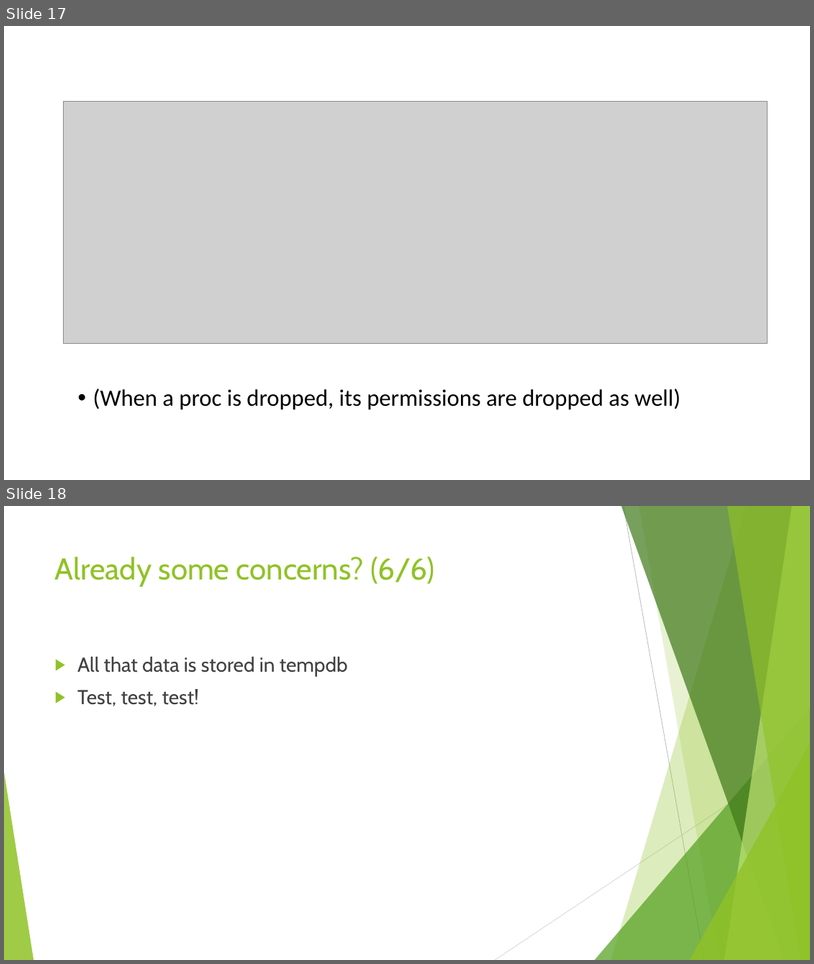
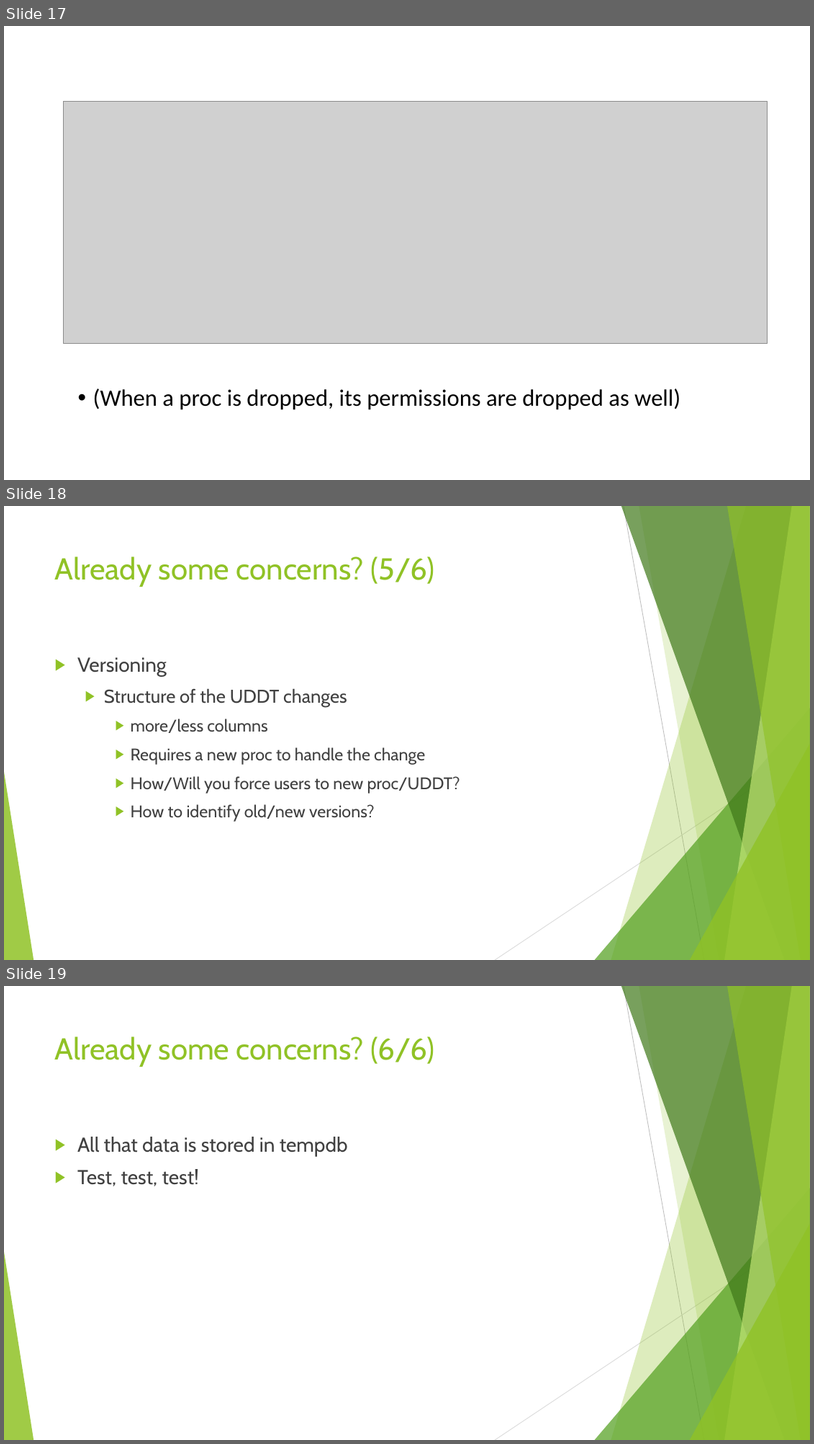
Before and after one commit to jbfoushee/MyPresentations, a slide deck: Datatables_and_Dataframes_to_SQL_Procs/User-defined Table Types.pptx. Shown one above the other, each under a label of ours: slides 17 and 18 before the commit, slides 17, 18 and 19 after it. The pictures are 814x964 and 814x1444 pixels, drawn with LibreOffice and Linux fonts; fonts in the diff are those of the drawing; grey boxes stand for pictures. Boxes give left, top, right and bottom in pixels: in the first picture for what was removed or moved away, otherwise in the second. Text is boxed around its words. In the diff, an @@ line names an element or a change of style, - is before the commit and + after.

```diff
--- a/Datatables_and_Dataframes_to_SQL_Procs/User-defined Table Types.pptx
+++ b/Datatables_and_Dataframes_to_SQL_Procs/User-defined Table Types.pptx
@@ slide 18 added at (4, 506, 810, 960), background #FFFFFF; not listed: 10 template elements that a slide beside it also shows @@
@@ title added at (55, 556, 435, 587), 36 pt, text #90C226 @@
+Already some concerns? (5/6)
@@ text added at (77, 657, 460, 821), 20 pt, text #404040 @@
+▶ Versioning
+  ▶ Structure of the UDDT changes
+    ▶ more/less columns
+    ▶ Requires a new proc to handle the change
+    ▶ How/Will you force users to new proc/UDDT?
+    ▶ How to identify old/new versions?
@@ what was slide 18 is now slide 19 @@
```
Also in this commit, not shown: 1 slide changed, 1 slide removed, 2 other files.
